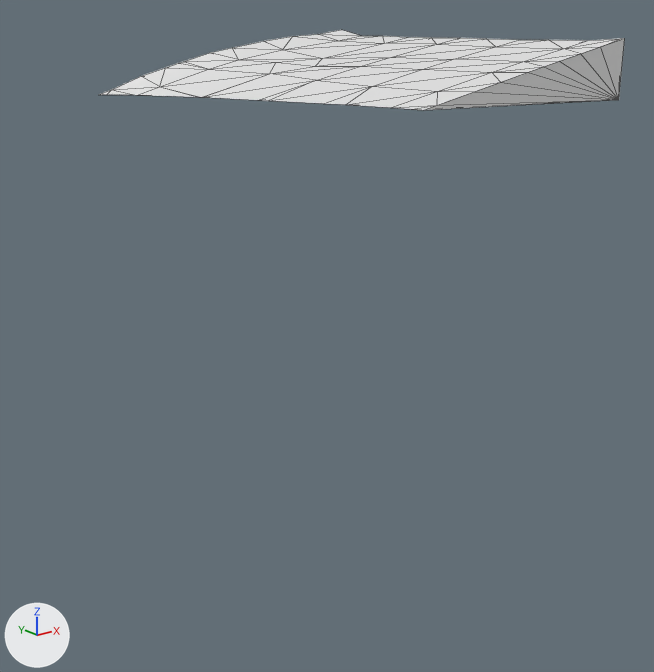
Renders of the glTF model assets/terrain/surface_pieces/surf_6_26.glb from each side of a commit.
One viewpoint serves both versions: a 50 mm camera at (-84.31, -31.29, -29.48) aimed at (-77.52, -22.8, -32.88). The lights are fixed; the arrows at lower left show +X, +Y and +Z. The first picture is the older version. Mesh edges are drawn as thin lines. Where no turn or scale is listed for an object, it has been applied to the vertices.

Script lines for the objects in view, before the commit:
```python
me_geometry_0 = bpy.data.meshes.new('geometry_0')
me_geometry_0.from_pydata(...)  # 67 vertices, 130 faces; spans x -79.06..-75.0, y -25.0..-20.0, z -30.0..-29.15
ob_geometry_0 = bpy.data.objects.new('geometry_0', me_geometry_0)
ob_geometry_0.location = (0.0, 0.0, 0.0)
```
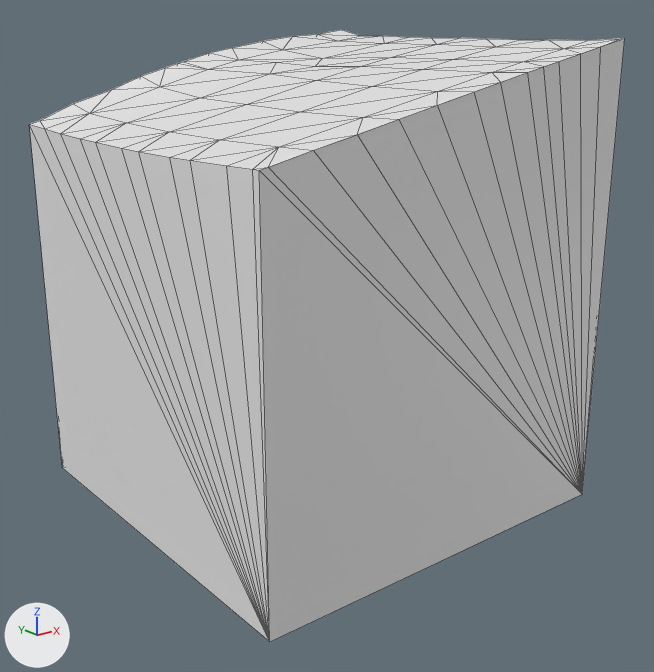
Boxes [x1, y1, x2, y2] around the edits, measured in the pictures (654 x 672 px):
'geometry_0', reshaped (13% wider, 657% taller)
    before: [98, 30, 625, 110]
    after: [29, 30, 625, 642]
part 1 of me_geometry_0, built on
    before: [98, 46, 621, 110]
    after: [29, 46, 621, 642]

Edits to the bpy script that builds the scene:
```text
Change me_geometry_0:
    used by ob_geometry_0; location = (0.0, 0.0, 0.0)
    remove me_geometry_0.from_pydata(...)  # 67 vertices, 130 faces; spans x -79.06..-75.0, y -25.0..-20.0, z -30.0..-29.15
    add me_geometry_0.from_pydata(...)  # 83 vertices, 162 faces; spans x -80.0..-75.0, y -25.0..-20.0, z -35.0..-29.15
    me_geometry_0 part 1
    12 vertices are removed from x -79.06..-75.0, y -25.0..-20.0, z -30.0
    62 faces are deleted
    3 vertices move from x -78.98..-78.1, y -24.82..-20.1, z -30.0 to x -79.41..-78.43, y -25.0..-20.0, z -30.1..-30.07
    28 vertices are added at x -80.0..-75.0, y -25.0..-20.0, z -35.0..-30.0
    94 new faces join them
```
